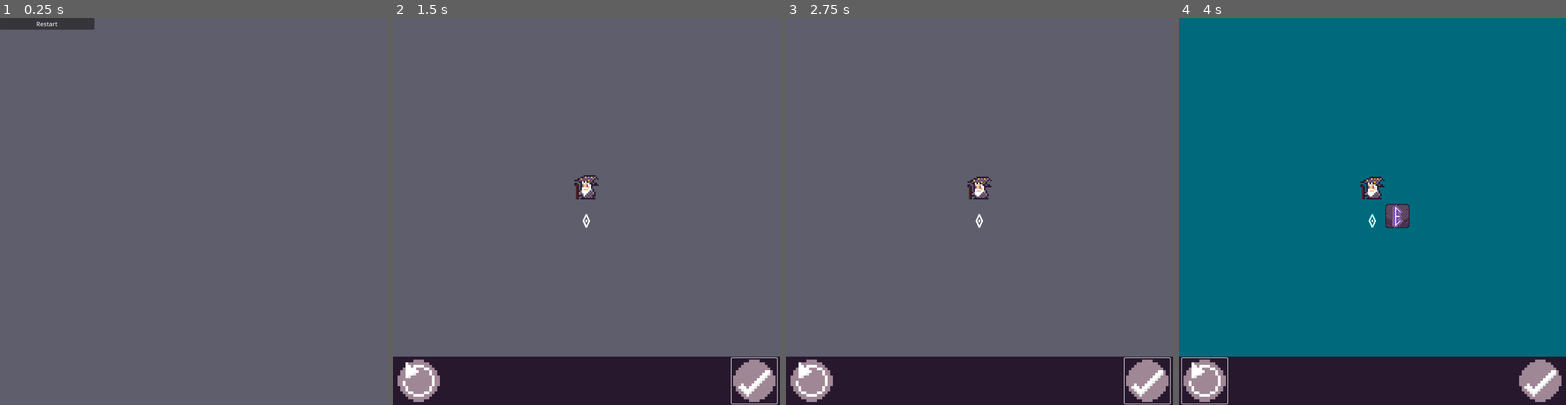
Above: before the commit, frames 1-4 (left to right).
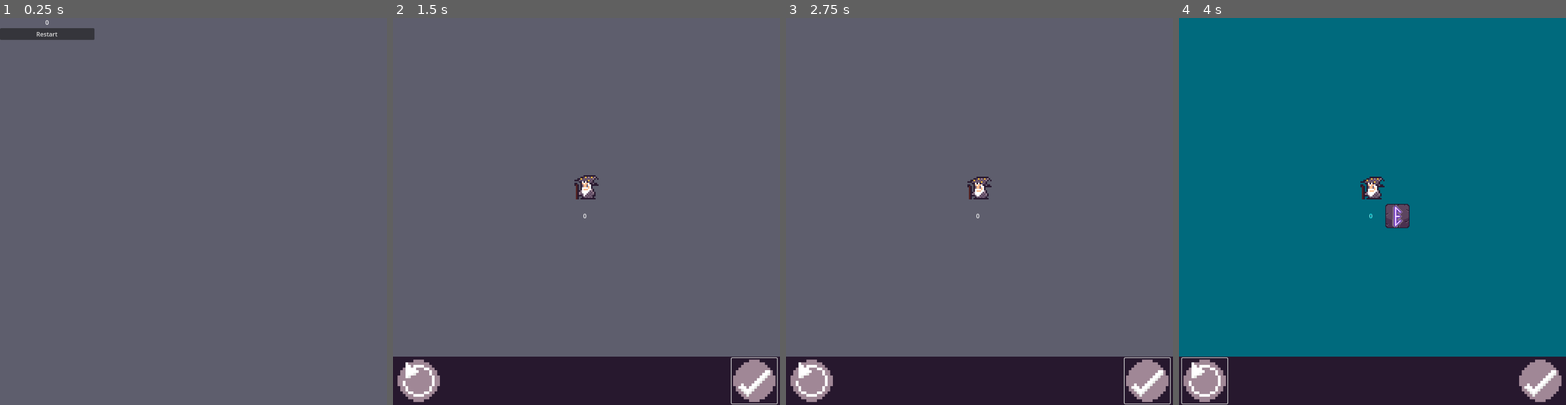
Above: after the commit, the same moments.

Repository: fourbytes/LD55
Game: Godot game, scene res://scenes/GameOver.tscn
Same seed, same stepped clock (60 frames per second), same inputs: the game is played once before the commit and once after it. This scene is started directly instead of the project's main scene.
Inputs (mouse positions are in pixels of both pictures, inside the frame that each line leads up to):
- Up to frame 1 (0.25 s): no input
- Up to frame 2 (1.5 s): click "Restart" at 0.5 s; click (752, 381) at 1.25 s
- Up to frame 3 (2.75 s): click (1145, 381) at 2 s
- Up to frame 4 (4 s): click (1538, 381) at 2.75 s; click (1206, 381) at 3.5 s

The runs differ from the first frame. In frame 1, 1.3% of the frame differs, in the area x 0-25%, y 0-6%; in frame 2, less than 0.1%; in frame 3, less than 0.1%; in frame 4, less than 0.1%.

Commit message:
feat: score on game over page.

Diff:
--- a/Main.tscn
+++ b/Main.tscn
@@ -61,6 +61,8 @@
 anchor_top = 0.5
 anchor_right = 0.5
 anchor_bottom = 0.5
+grow_horizontal = 2
+grow_vertical = 2
 
 [node name="LetterStage" parent="GameCanvas" instance=ExtResource("5_cdi50")]
 
--- a/scenes/GameOver.tscn
+++ b/scenes/GameOver.tscn
@@ -1,5 +1,6 @@
-[gd_scene load_steps=2 format=3 uid="uid://bpunc8pumot2u"]
+[gd_scene load_steps=3 format=3 uid="uid://bpunc8pumot2u"]
 
+[ext_resource type="Script" path="res://scenes/GameSession/Scoreboard/Scoreboard.gd" id="1_1upn8"]
 [ext_resource type="Script" path="res://scenes/RestartButton.gd" id="1_p45l1"]
 
 [node name="GameOver" type="Control"]
@@ -14,6 +15,12 @@
 [node name="VBoxContainer" type="VBoxContainer" parent="MarginContainer"]
 layout_mode = 2
 
+[node name="ScoreLabel" type="Label" parent="MarginContainer/VBoxContainer"]
+layout_mode = 2
+horizontal_alignment = 1
+vertical_alignment = 1
+script = ExtResource("1_1upn8")
+
 [node name="RestartButton" type="Button" parent="MarginContainer/VBoxContainer"]
 layout_mode = 2
 text = "Restart"
--- a/scenes/GameSession/Scoreboard/Scoreboard.tscn
+++ b/scenes/GameSession/Scoreboard/Scoreboard.tscn
@@ -1,23 +1,18 @@
-[gd_scene load_steps=4 format=3 uid="uid://d2bytwpjq4yl8"]
+[gd_scene load_steps=2 format=3 uid="uid://d2bytwpjq4yl8"]
 
 [ext_resource type="Script" path="res://scenes/GameSession/Scoreboard/Scoreboard.gd" id="1_1utvu"]
-[ext_resource type="FontFile" uid="uid://1yi50wv7ciot" path="res://assets/fonts/NorseBold-2Kge.otf" id="1_bty2x"]
-
-[sub_resource type="LabelSettings" id="LabelSettings_ehl20"]
-font = ExtResource("1_bty2x")
-font_size = 48
 
 [node name="Scoreboard" type="Control"]
 layout_mode = 3
-anchors_preset = 0
+anchors_preset = 15
+anchor_right = 1.0
+anchor_bottom = 1.0
+grow_horizontal = 2
+grow_vertical = 2
 
 [node name="Label" type="Label" parent="."]
-layout_mode = 2
-offset_right = 48.0
-offset_bottom = 48.0
-size_flags_horizontal = 4
-label_settings = SubResource("LabelSettings_ehl20")
+layout_mode = 0
+offset_right = 40.0
+offset_bottom = 23.0
 horizontal_alignment = 1
-vertical_alignment = 1
-justification_flags = 0
 script = ExtResource("1_1utvu")
